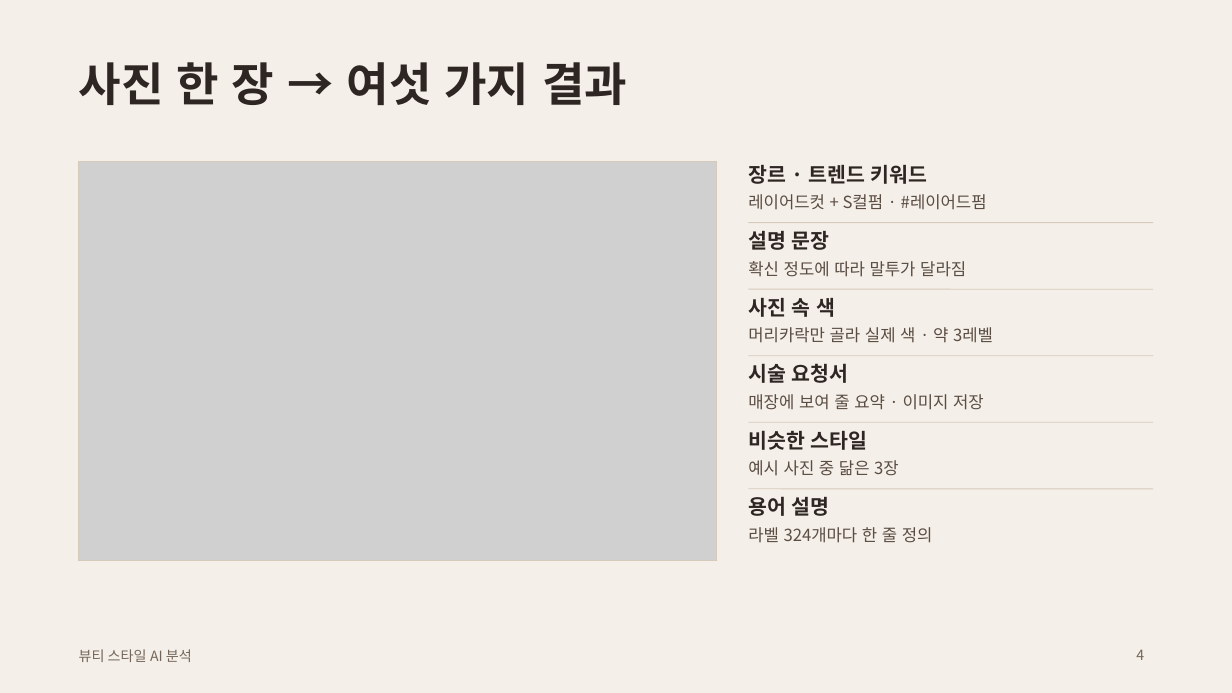
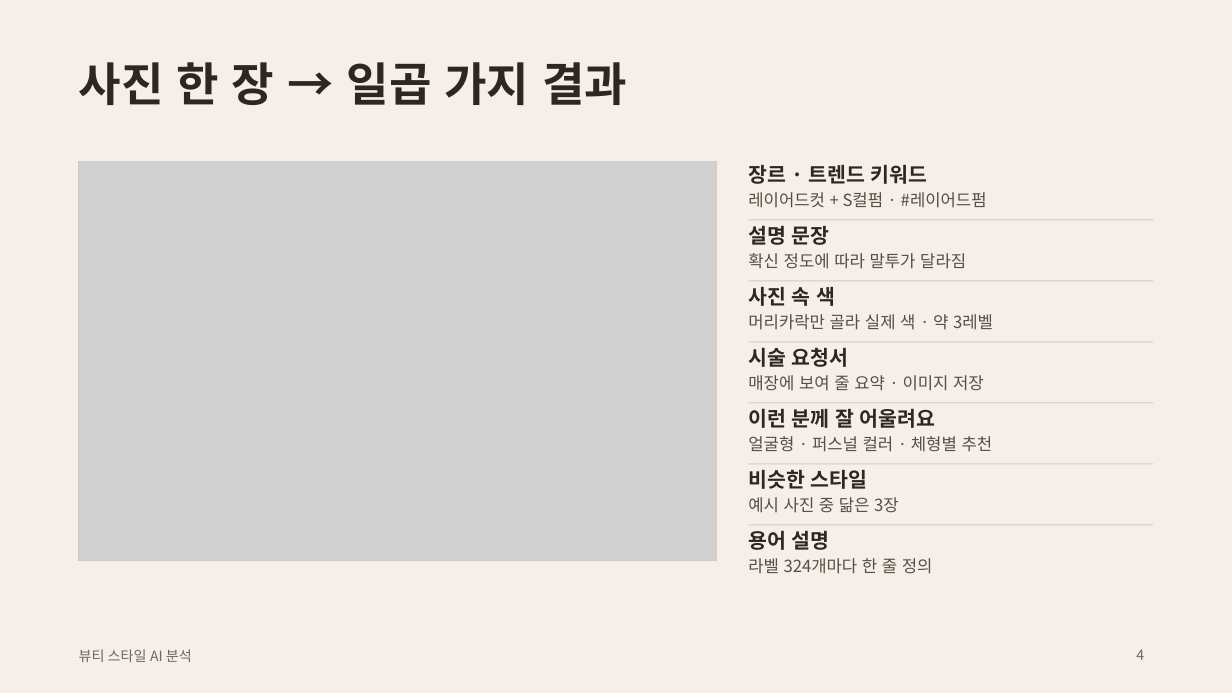
Before and after one commit to rudals906377/AI, a slide deck: slide 4 of docs/presentation.pptx. Drawn at 1232x693 pixels with LibreOffice and Linux fonts; fonts in the diff are those of the drawing; grey boxes stand for pictures. Boxes give left, top, right and bottom in pixels: in the first picture for what was removed or moved away, otherwise in the second. Text is boxed around its words. In the diff, an @@ line names an element or a change of style, - is before the commit and + after.

```diff
--- a/docs/presentation.pptx
+++ b/docs/presentation.pptx
@@ title at bbox=[79, 62, 627, 105]: text changed @@
-사진 한 장 → 여섯 가지 결과
+사진 한 장 → 일곱 가지 결과
@@ text "설명 문장": place and size @@
-text "설명 문장" at bbox=[748, 231, 830, 250]
+text "설명 문장" at bbox=[748, 226, 830, 245]
@@ 2 texts, 1 line: place and size @@
-2 texts, 1 line at bbox=[748, 261, 1153, 317]
+2 texts, 1 line at bbox=[748, 253, 1153, 306]
@@ 2 texts, 1 line: place and size @@
-2 texts, 1 line at bbox=[748, 327, 1153, 383]
+2 texts, 1 line at bbox=[748, 314, 1153, 367]
@@ text "매장에 보여 줄 요약 · ...": place and size @@
-text "매장에 보여 줄 요약 · ..." at bbox=[748, 394, 984, 410]
+text "매장에 보여 줄 요약 · ..." at bbox=[748, 375, 984, 391]
@@ text added at bbox=[748, 408, 935, 428], 16 pt, text #2E2622, bold @@
+이런 분께 잘 어울려요
@@ line moved from (749, 422) - (1153, 422) to (749, 403) - (1153, 403) @@
@@ text added at bbox=[748, 436, 993, 452], 13 pt, text #5A4D43 @@
+얼굴형 · 퍼스널 컬러 · 체형별 추천
@@ text "비슷한 스타일": place and size @@
-text "비슷한 스타일" at bbox=[748, 430, 868, 450]
+text "비슷한 스타일" at bbox=[748, 469, 868, 489]
@@ line added from (749, 464) to (1153, 464), #D6CABB 0.75 pt @@
@@ 2 texts, 1 line: place and size @@
-2 texts, 1 line at bbox=[748, 460, 1153, 516]
+2 texts, 1 line at bbox=[748, 497, 1153, 550]
@@ text "라벨 324개마다 한 줄 정의": place and size @@
-text "라벨 324개마다 한 줄 정의" at bbox=[748, 527, 933, 543]
+text "라벨 324개마다 한 줄 정의" at bbox=[748, 558, 933, 574]
```
